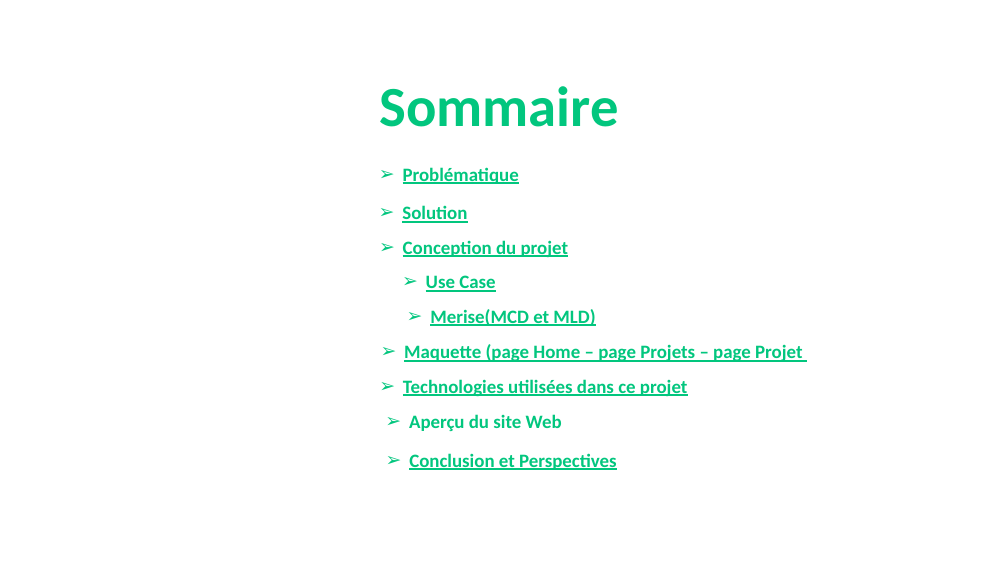
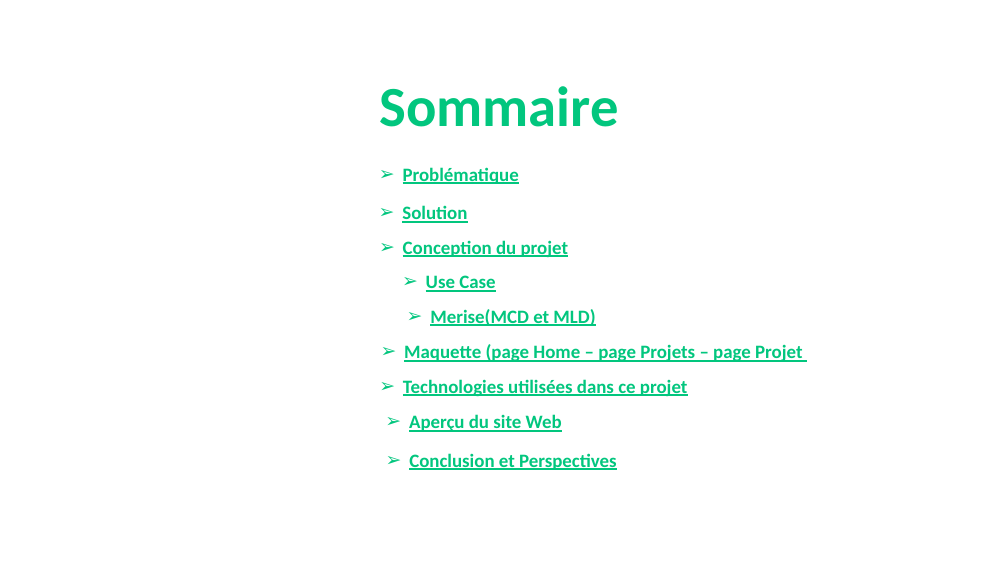
Before and after one commit to ZroudAbdelilah/juststart, a slide deck: slide 2 of presentation-pfr.pptx. Drawn at 1008x567 pixels with LibreOffice and Linux fonts; fonts in the diff are those of the drawing. Boxes give left, top, right and bottom in pixels: in the first picture for what was removed or moved away, otherwise in the second. Text is boxed around its words. In the diff, an @@ line names an element or a change of style, - is before the commit and + after.

```diff
--- a/presentation-pfr.pptx
+++ b/presentation-pfr.pptx
@@ text "Aperçu du site Web" at bbox=[409, 414, 562, 432]: underline on @@
```
Also in this commit, not shown: 1 other slide changed.
